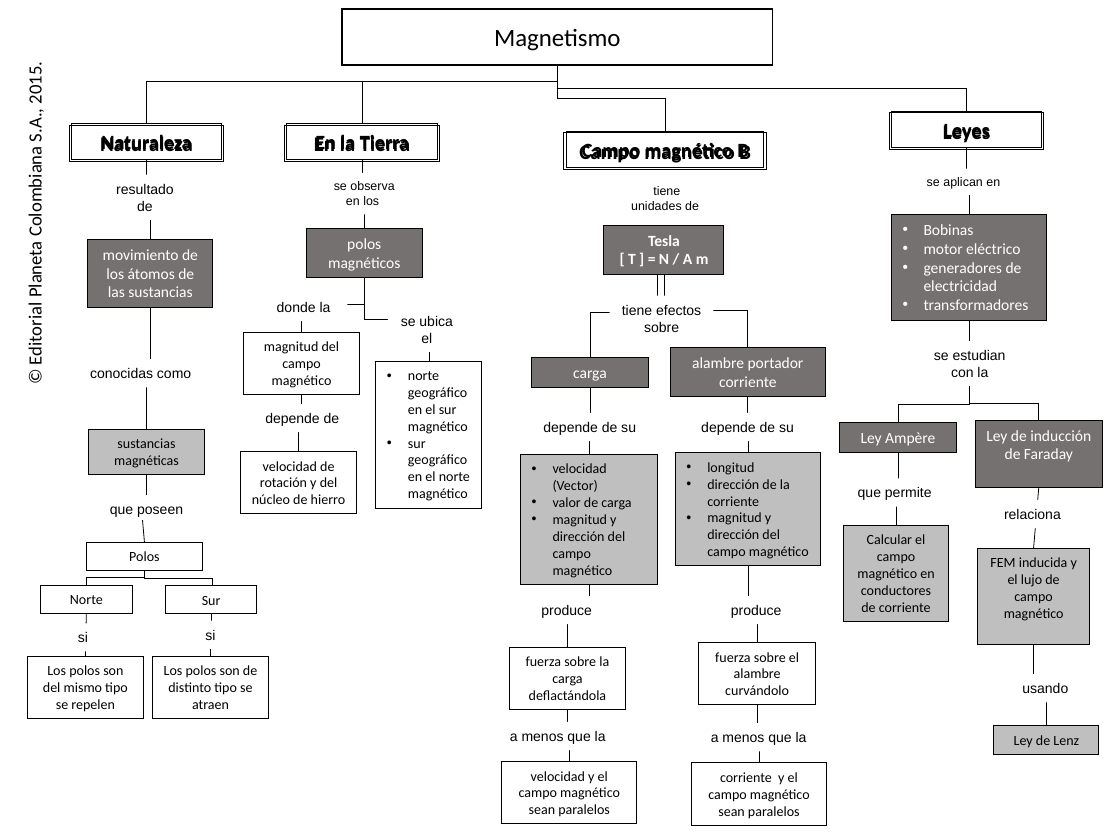
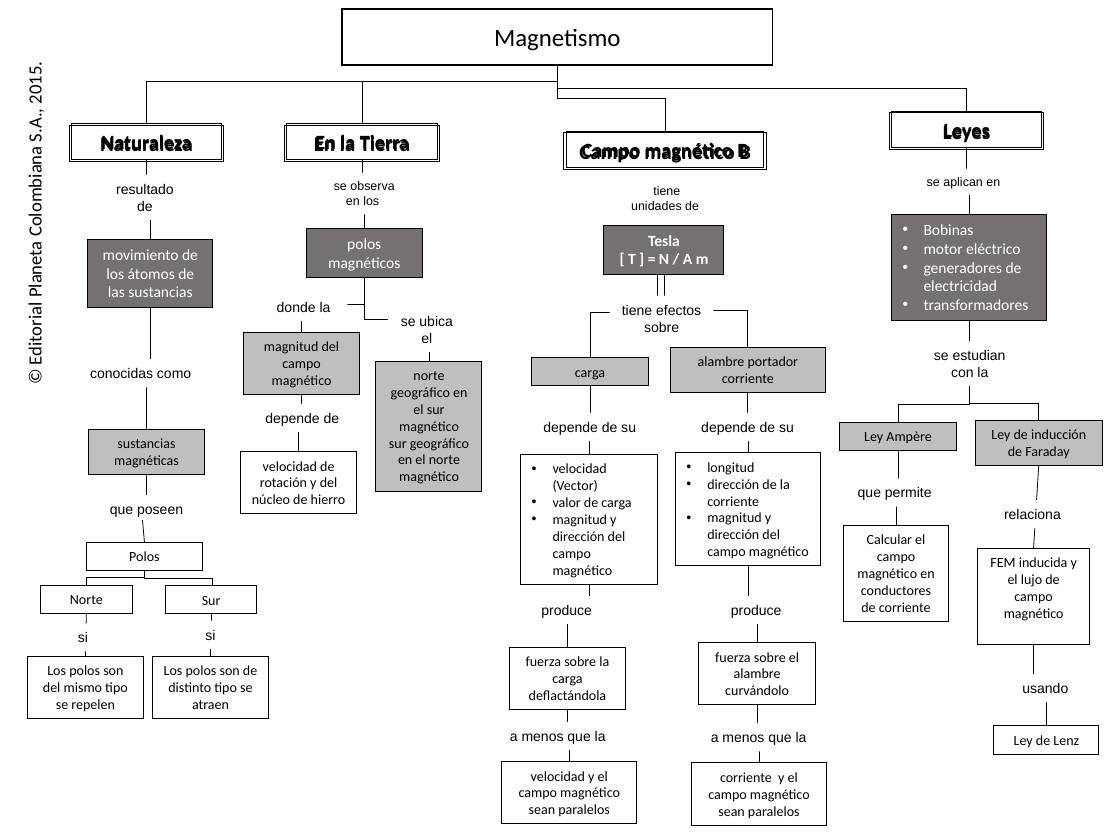
Before and after one commit to AulaPlanetaColombia/CienciasNaturales, a slide deck: slide 1 of fuentes/contenidos/grado11/guion08/CN_11_08_CO.pptx. Drawn at 1120x840 pixels with LibreOffice and Linux fonts; fonts in the diff are those of the drawing; background and template pictures are left out. Boxes give left, top, right and bottom in pixels: in the first picture for what was removed or moved away, otherwise in the second. Text is boxed around its words. In the diff, an @@ line names an element or a change of style, - is before the commit and + after.

Commit message:
actualizado 11_08

```diff
--- a/fuentes/contenidos/grado11/guion08/CN_11_08_CO.pptx
+++ b/fuentes/contenidos/grado11/guion08/CN_11_08_CO.pptx
@@ rectangle "magnitud del campo magnético" at box(243, 333, 360, 395): fill none to #BFBFBF @@
@@ rectangle "alambre portador corriente": place and size @@
-rectangle "alambre portador corriente" at box(671, 347, 825, 396)
+rectangle "alambre portador corriente" at box(671, 347, 825, 392)
@@ rectangle "norte geográfico en el sur ...": place and size @@
-rectangle "norte geográfico en el sur ..." at box(376, 362, 483, 508)
+rectangle "norte geográfico en el sur ..." at box(376, 362, 483, 492)
@@ rectangle "norte geográfico en el sur ..." at box(376, 362, 483, 492): alignment left to centre; bullet • to none; fill none to #BFBFBF @@
@@ elbow line (590, 386) - (589, 455): route changed @@
@@ elbow line moved from (748, 396) - (748, 452) to (748, 392) - (748, 452) @@
@@ size 10 to 9 pt, text colour #FFFFFF to #000000; fill #767171 to #BFBFBF in 4 elements at box(532, 357, 648, 385), box(840, 422, 956, 450), box(671, 347, 825, 392), box(976, 420, 1103, 465) @@
@@ rectangle "Ley de inducción de Faraday": place and size @@
-rectangle "Ley de inducción de Faraday" at box(976, 420, 1103, 488)
+rectangle "Ley de inducción de Faraday" at box(976, 420, 1103, 465)
@@ line moved from (1038, 488) - (1034, 548) to (1038, 465) - (1034, 548) @@
@@ fill #BFBFBF to none in 5 elements at box(521, 455, 657, 585), box(675, 452, 821, 566), box(843, 525, 949, 622), box(977, 548, 1090, 644), box(995, 726, 1100, 754) @@
```
